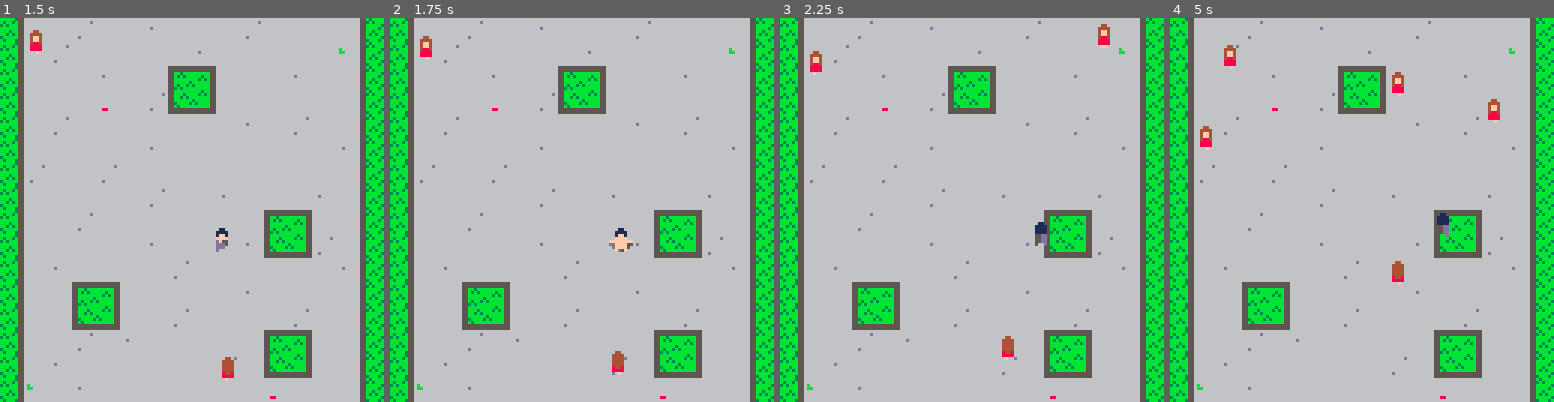
Above: before the commit, frames 1-4 (left to right).
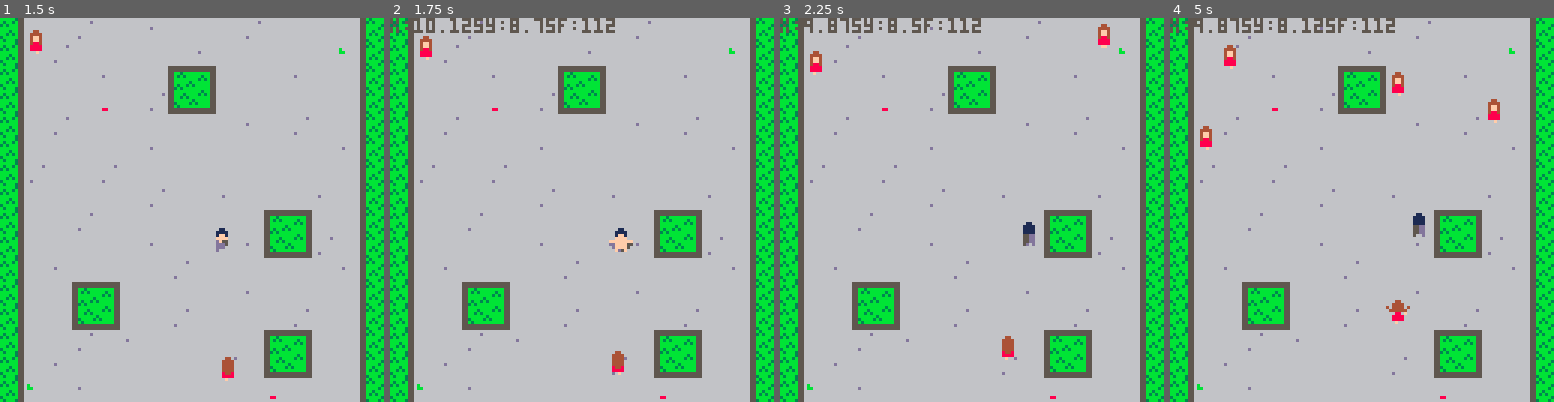
Above: after the commit, the same moments.

Repository: Wagomu056/SKing
Game: PICO-8 cartridge s-king.p8
Same seed, same stepped clock (60 frames per second), same inputs: the game is played once before the commit and once after it.
Inputs:
- Up to frame 1 (1.5 s): tap O (Z key) at 0.7 s
- Up to frame 2 (1.75 s): hold Right from 1.6 s (still down); tap O (Z key) at 1.7 s
- Up to frame 3 (2.25 s): release Right at 2.1 s; tap O (Z key) at 2.1 s; hold Up from 2.15 s (still down)
- Up to frame 4 (5 s): release Up at 2.42 s; hold Right 2.47-3.03 s; tap O (Z key) every 0.4 s from 2.5 to 4.9 s; hold Left 3.08-3.58 s; hold Down 3.63-3.97 s; hold Right 4.02-4.68 s; hold Up from 4.73 s (still down)

Frame 1 is identical in both runs. In frame 2, 0.9% of the frame differs, in the area x 0-59%, y 0-4%; in frame 3, 1.1%; in frame 4, 1.6%, in the area x 0-73%, y 0-80%.

Commit message:
デバッグ表示追加

Diff:
--- a/s-king.p8
+++ b/s-king.p8
@@ -232,6 +232,7 @@
 
 	--debug
 	debug_init()
+	debug_print=nil
 end
 
 function _update()
@@ -396,50 +397,56 @@
 
 	-- move
 	if p.status=="normal" then
-		local new_pos={}
-		new_pos.x=p.x
-		new_pos.y=p.y
-		new_pos.dir_type=nil
+		local c_pos={}
+		c_pos.x=p.x
+		c_pos.y=p.y
 
 		if btn(0) then
-			new_pos.x-=1
-			new_pos.dir_type="left"
-		end
-		if btn(1) then
-			new_pos.x+=1
-			new_pos.dir_type="right"
-		end
+			local n_pos=c_pos
+			n_pos.x-=1
+			if not check_wall(n_pos,"left") then
+				p.x-=1
+			end
+		elseif btn(1) then
+			local n_pos=c_pos
+			n_pos.x+=1
+			if not check_wall(n_pos,"right") then
+				p.x+=1
+			end
+		end
+
 		if btn(2) then
-			new_pos.y-=1
-			new_pos.dir_type="up"
+			local n_pos=c_pos
+			n_pos.y-=1
+			if not check_wall(n_pos,"up") then
+				p.y-=1
+			end
 			p:switch_dir("up")
-		end
-		if btn(3) then
-			new_pos.y+=1
-			new_pos.dir_type="down"
+		elseif btn(3) then
+			local n_pos=c_pos
+			n_pos.y+=1
+			if not check_wall(n_pos,"down") then
+				p.y+=1
+			end
 			p:switch_dir("down")
 		end
 
-		if not check_wall(new_pos.x,new_pos.y,new_pos.dir_type) then
-			p.x=new_pos.x
-			p.y=new_pos.y
-		end
-
 		anim_actor(p)
 	end
 
 	p.col:move(p.x,p.y)
 end
 
-function check_wall(x,y,dir_type)
+function check_wall(pos,dir_type)
 	local d=dir_type
-	if(d=="right") x+=8
-	if(d=="down") y+=8
-
-	local map_f=mget(x/8,y/8)
-	printh("x:"..x.."y:"..y.."f:"..map_f)
-	return (band(map_f,0x1)~=0)
-end
+	if(d=="right") pos.x+=8
+	if(d=="down") pos.y+=8
+
+	local map_val=mget(pos.x/8,pos.y/8)
+	debug_print=("x:"..pos.x/8 .. "y:".. pos.y/8 .."f:"..map_val)
+	return (fget(map_val,0))
+end
+
 --[[
 debug
 --]]
@@ -453,6 +460,9 @@
 end
 
 function debug_draw()
+	if debug_print~=nil then
+		print(debug_print,0,0,5)
+	end
 	if npc_debug then
 		foreach(girls,draw_girl_sight)
 	end
